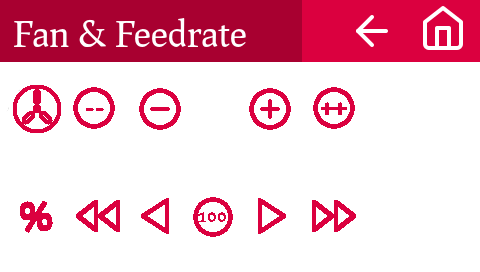
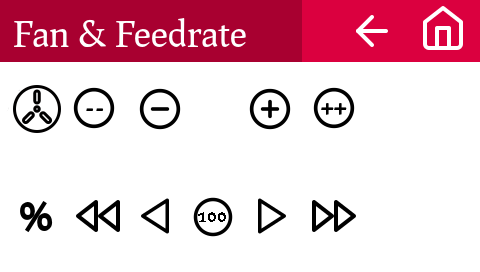
Comparing the layer stacks of the two 480×272 images. Changes:
added group "Contol_Icons_Selected" with 1 layers above "SelectedIconTitle" over [7, 85, 356, 237]
hid "Eingefügte Ebene", moved it into group "Contol_Icons_Selected" over [7, 85, 356, 237]
added group "Control_Icons" with 13 layers above "Fan & Feedrate" over [7, 85, 356, 237]
added group "Feedrate" with 7 layers in group "Control_Icons" over [20, 88, 356, 237]
moved "%" into group "Feedrate" over [20, 201, 53, 233]
moved "fast-forward.svg-Kopie" into group "Feedrate" over [76, 200, 120, 232]
moved "minus-circle.svg" into group "Feedrate" over [139, 88, 181, 130]
moved "play.svg-Kopie" into group "Feedrate" over [141, 198, 169, 234]
moved "circle.svg" into group "Feedrate" over [193, 197, 233, 237]
moved "play.svg" into group "Feedrate" over [258, 198, 286, 234]
moved "fast-forward.svg" into group "Feedrate" over [312, 200, 356, 232]
added group "Fan" with 4 layers in group "Control_Icons" over [7, 85, 355, 133]
moved "circle.svg #2" into group "Fan" over [73, 87, 115, 129]
moved "plus-circle.svg" into group "Fan" over [249, 88, 291, 130]
moved "reel.svg #1" into group "Fan" over [7, 85, 61, 133]
moved "circle.svg #1" into group "Fan" over [313, 87, 355, 129]
